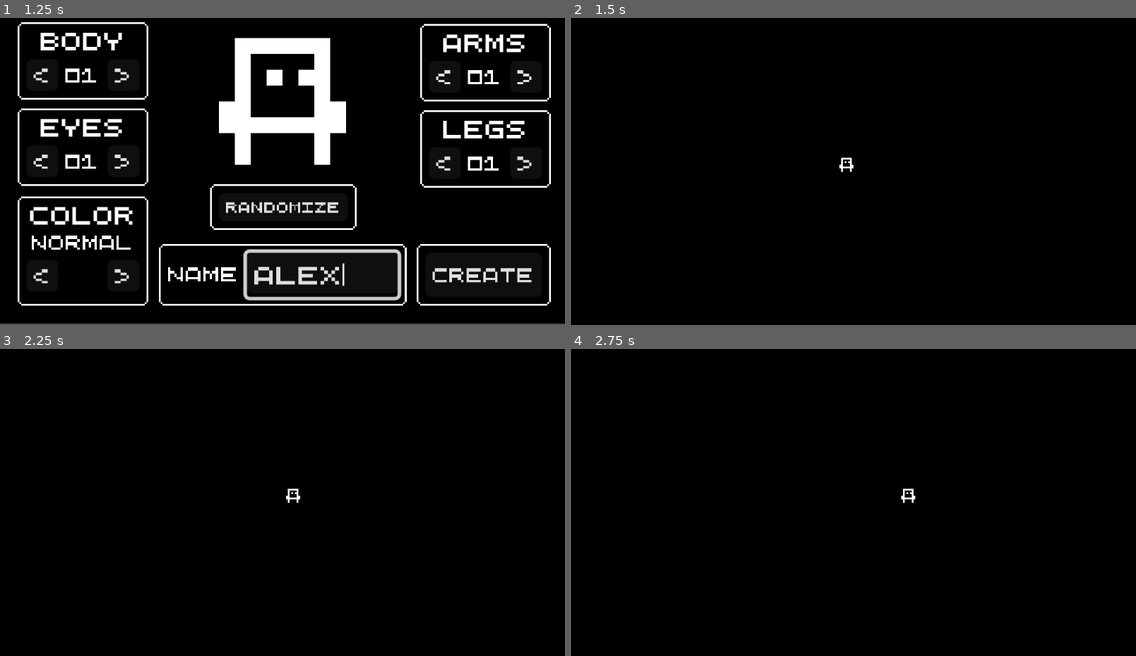
Above: before the commit, frames 1-4 (two rows, left to right).
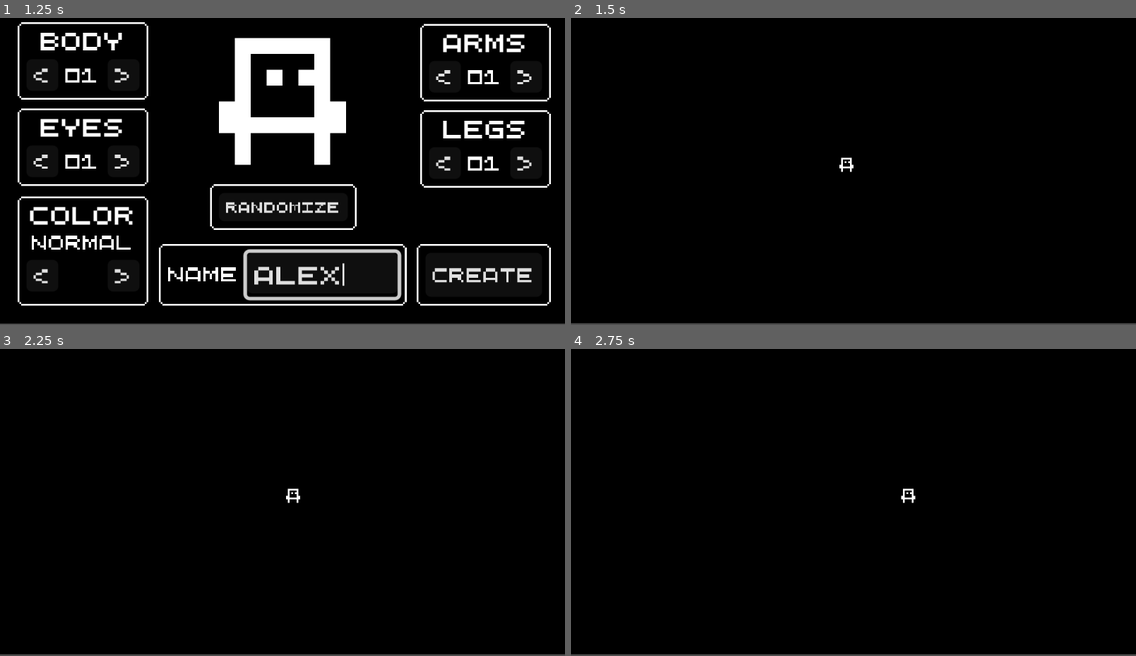
Above: after the commit, the same moments.

Repository: RabidMexican/incremental-jrpg
Game: Godot game, scene res://scenes/character_creator/character_creator.tscn
Same seed, same stepped clock (60 frames per second), same inputs: the game is played once before the commit and once after it.
Inputs (mouse positions are in pixels of both pictures, inside the frame that each line leads up to):
- Up to frame 1 (1.25 s): click (322, 275) at 0.52 s; type "Alex" at 0.6 s
- Up to frame 2 (1.5 s): click "Create" at 1.25 s
- Up to frame 3 (2.25 s): tap Enter at 2 s; hold Right (ui_right) from 2.03 s (still down)
- Up to frame 4 (2.75 s): keep holding Right (ui_right)

Frame 1 is identical in both runs. In frame 2, 0.7% of the frame differs, in the area x 0-100%, y 99-100%; in frame 3, 0.7%; in frame 4, 0.7%.

Commit message:
added battle scene

Diff:
--- /dev/null
+++ b/scenes/battle/battle.tscn
@@ -0,0 +1,20 @@
+[gd_scene format=3 uid="uid://caxyfc8mmg4dq"]
+
+[node name="Battle" type="Control"]
+layout_mode = 3
+anchors_preset = 15
+anchor_right = 1.0
+anchor_bottom = 1.0
+grow_horizontal = 2
+grow_vertical = 2
+
+[node name="Background" type="ColorRect" parent="."]
+z_index = -1
+layout_mode = 1
+anchors_preset = 15
+anchor_right = 1.0
+anchor_bottom = 1.0
+grow_horizontal = 2
+grow_vertical = 2
+color = Color(0, 0, 0, 1)
+metadata/_edit_lock_ = true
--- a/scenes/world/world.tscn
+++ b/scenes/world/world.tscn
@@ -9,8 +9,9 @@
 position = Vector2(156, 88)
 scale = Vector2(1e-05, 1e-05)
 
-[node name="ColorRect" type="ColorRect" parent="."]
+[node name="Background" type="ColorRect" parent="."]
 z_index = -1
+offset_top = -1.0
 offset_right = 320.0
-offset_bottom = 180.0
+offset_bottom = 179.0
 color = Color(0, 0, 0, 1)
